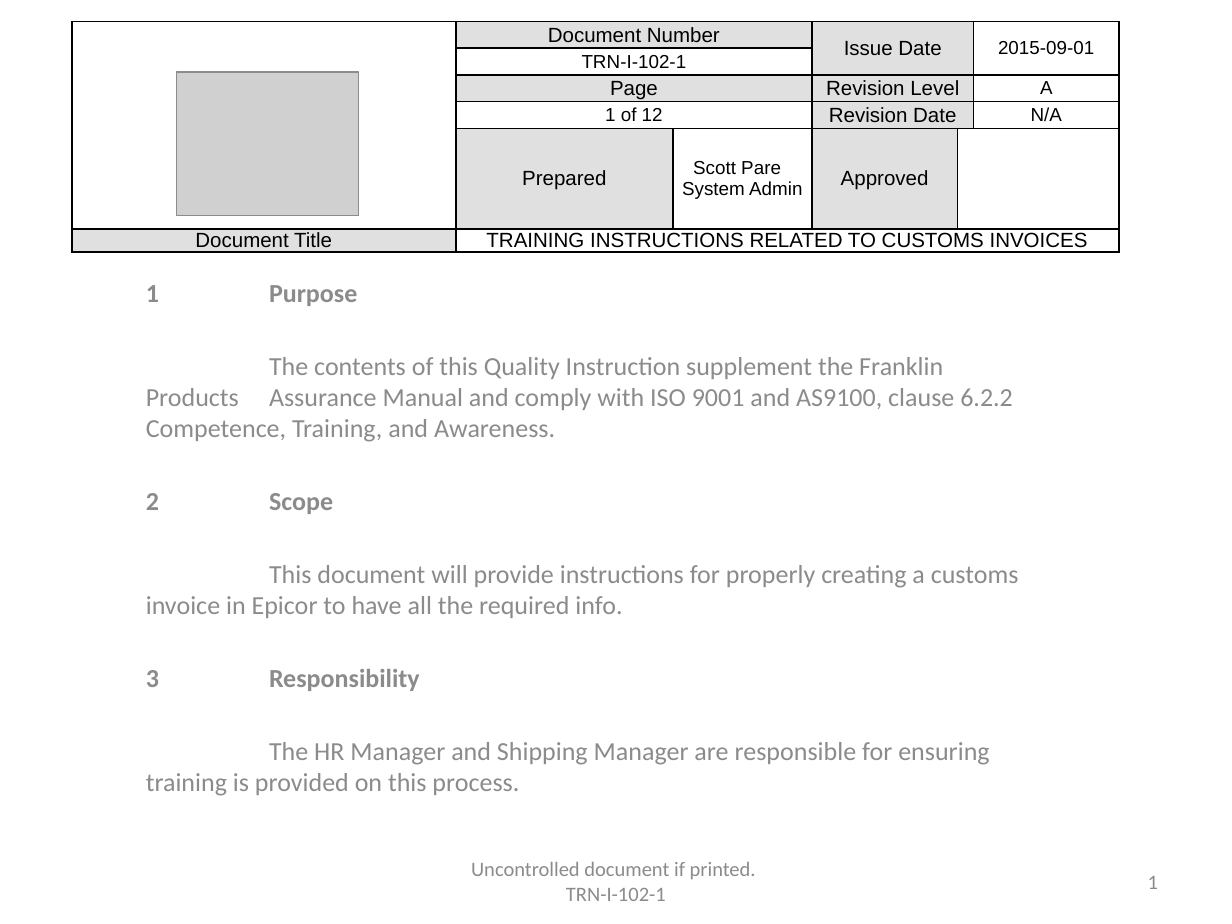
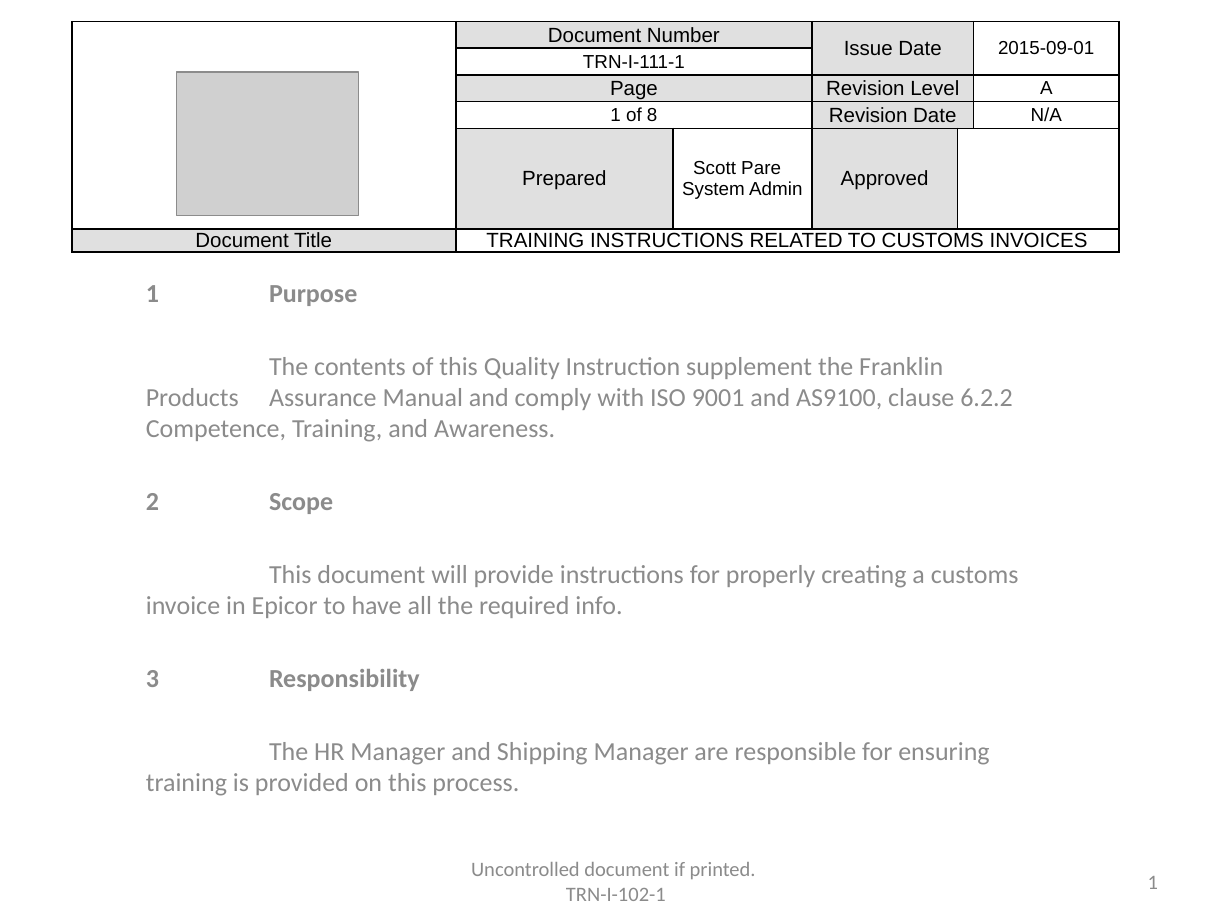
Before and after one commit to DTCHINA/Epicor-Customs_Incoies, a slide deck: slide 1 of Training Instructions for Customs Invoice and Customer Ship Entry.pptx. Drawn at 1232x924 pixels with LibreOffice and Linux fonts; fonts in the diff are those of the drawing; grey boxes stand for pictures. Boxes give left, top, right and bottom in pixels: in the first picture for what was removed or moved away, otherwise in the second. Text is boxed around its words. In the diff, an @@ line names an element or a change of style, - is before the commit and + after.

```diff
--- a/Training Instructions for Customs Invoice and Customer Ship Entry.pptx
+++ b/Training Instructions for Customs Invoice and Customer Ship Entry.pptx
@@ table at (71, 21, 1119, 256) @@
-row 2, column 2: TRN-I-102-1
+row 2, column 2: TRN-I-111-1
-row 4, column 2: 1 of 12
+row 4, column 2: 1 of 8
```
Also in this commit, not shown: 1 other file.
